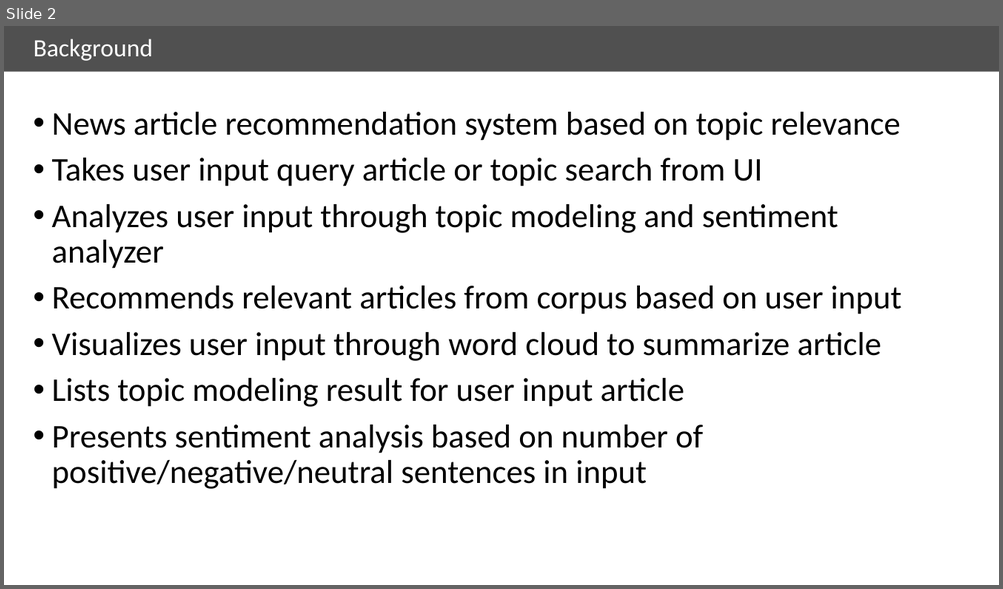
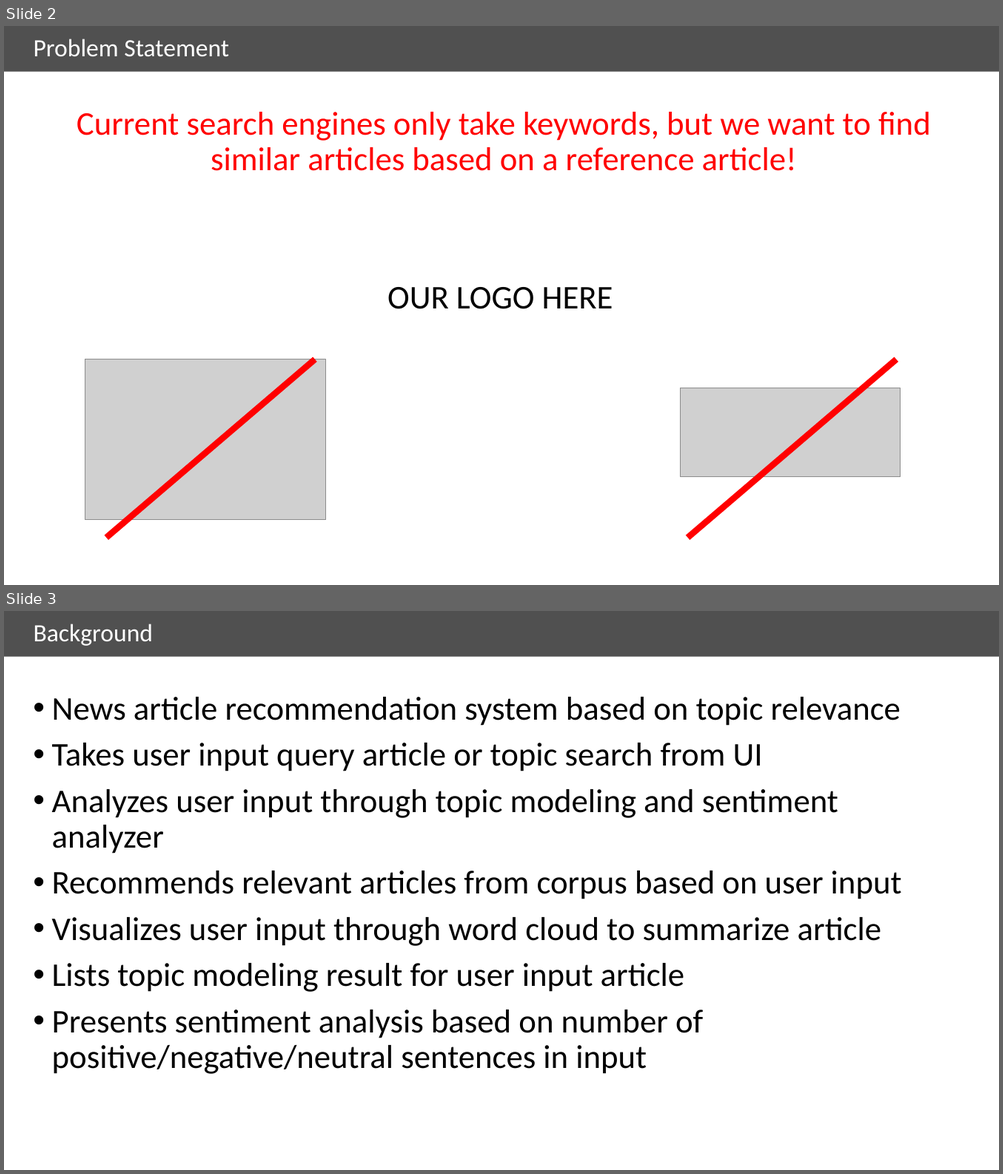
Before and after one commit to ryanbae89/news_analyzer, a slide deck: doc/Final_presentation_v1.pptx. Shown one above the other, each under a label of ours: slide 2 before the commit, slides 2 and 3 after it. The pictures are 1003x589 and 1003x1174 pixels, drawn with LibreOffice and Linux fonts; fonts in the diff are those of the drawing; grey boxes stand for pictures. Boxes give left, top, right and bottom in pixels: in the first picture for what was removed or moved away, otherwise in the second. Text is boxed around its words. In the diff, an @@ line names an element or a change of style, - is before the commit and + after.

```diff
--- a/doc/Final_presentation_v1.pptx
+++ b/doc/Final_presentation_v1.pptx
@@ slide 2 added at (x1=4, y1=26, x2=999, y2=585), background #FFFFFF; not listed: 1 template element that a slide beside it also shows @@
@@ title added at (x1=34, y1=39, x2=229, y2=56), 24 pt, text #FFFFFF @@
+Problem Statement
@@ text added at (x1=77, y1=112, x2=930, y2=309), 32 pt, text #FF0000 @@
+Current search engines only take keywords, but we want to find similar articles based on a reference article!
+OUR LOGO HERE
@@ picture added at (x1=85, y1=360, x2=326, y2=520) @@
@@ line added from (315, 360) to (106, 538), #FF0000 6 pt @@
@@ line added from (896, 360) to (688, 538), #FF0000 6 pt @@
@@ picture added at (x1=680, y1=389, x2=900, y2=478) @@
@@ what was slide 2 is now slide 3 @@
```
Also in this commit, not shown: 4 slides changed, 10 other slides added, 3 slides removed, 6 other files.
